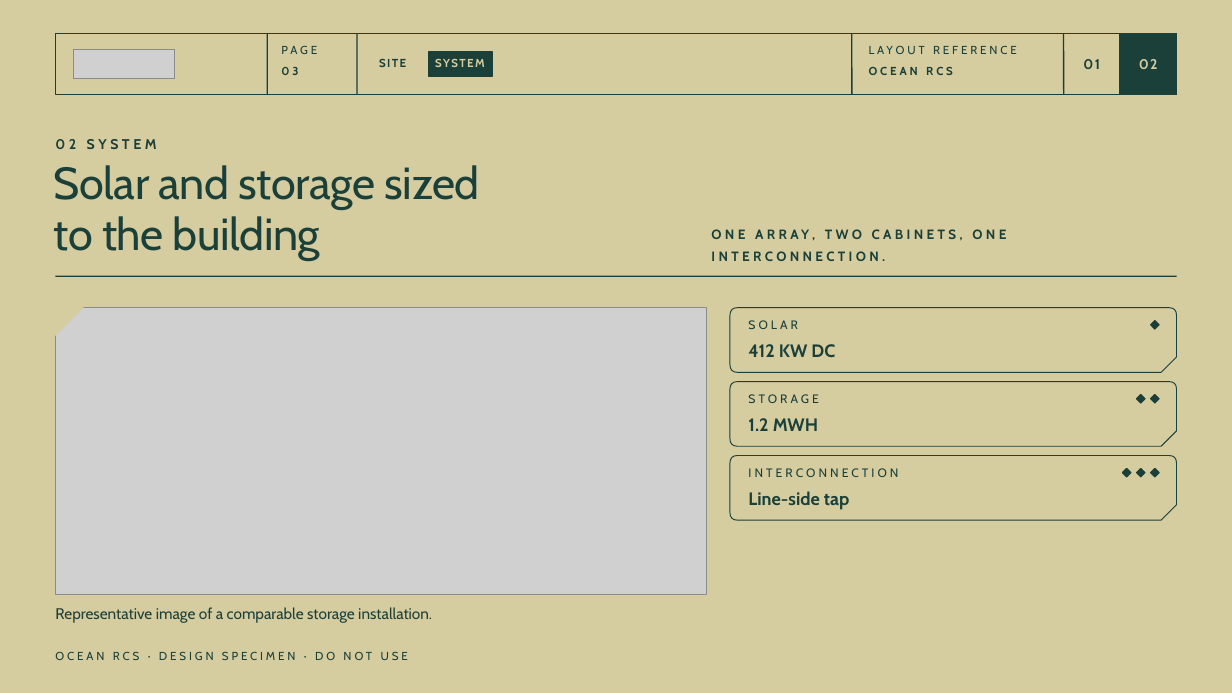
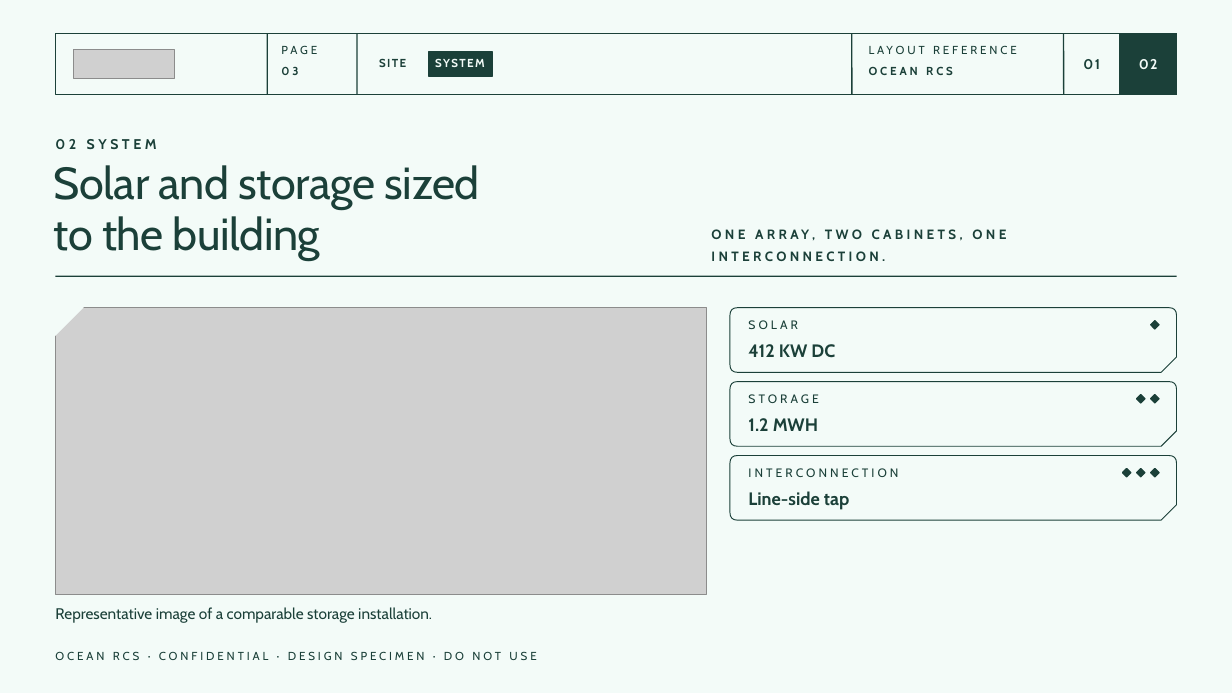
Before and after one commit to sfield079/ocean-brand-system, a slide deck: slide 3 of output/pptx/ocean-deck-recipe-5.pptx. Drawn at 1232x693 pixels with LibreOffice and Linux fonts; fonts in the diff are those of the drawing; grey boxes stand for pictures. Boxes give left, top, right and bottom in pixels: in the first picture for what was removed or moved away, otherwise in the second. Text is boxed around its words. In the diff, an @@ line names an element or a change of style, - is before the commit and + after.

Commit message:
Combined notices, image SOP with environments, pairing tiers and priority pairings
- Footers show classification and status together (Confidential · Draft · Do not use) on decks, proposals, reports and every contract page; per-slide stricter status
- Environment backgrounds can use any Part 6 photo source (Ocean project, stock, AI); dividers accept project photos
- Pairing tiers (text, large, display, tonal) enforced; usage map for all 30 pairings in tokens and decisions.md Part 12
- Olive + Honeydew, Sage + Sprig and Sprig + Crimson placed in the recipes and catalog; pull-quote layout; soft environment maps for display pairings

```diff
--- a/output/pptx/ocean-deck-recipe-5.pptx
+++ b/output/pptx/ocean-deck-recipe-5.pptx
@@ background #D5CCA0 to #F3FBF8 @@
@@ text "SYSTEM" at bbox=[435, 58, 485, 67]: text colour #D5CCA0 to #F3FBF8 @@
@@ text "02" at bbox=[1139, 59, 1158, 69]: text colour #D5CCA0 to #F3FBF8 @@
@@ right triangle at bbox=[55, 308, 83, 336]: fill #D5CCA0 to #F3FBF8; outline #D5CCA0 1 pt to #F3FBF8 1 pt @@
@@ text at bbox=[55, 651, 536, 660]: text changed @@
-OCEAN RCS · DESIGN SPECIMEN · DO NOT USE
+OCEAN RCS · CONFIDENTIAL · DESIGN SPECIMEN · DO NOT USE
```
Also in this commit, not shown: 3 other slides changed, 50 other files.
